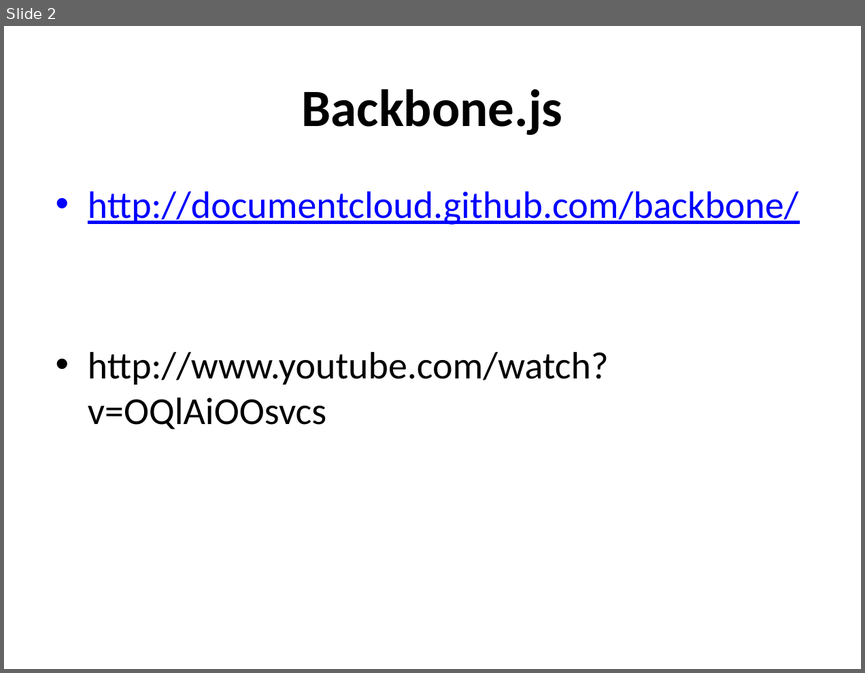
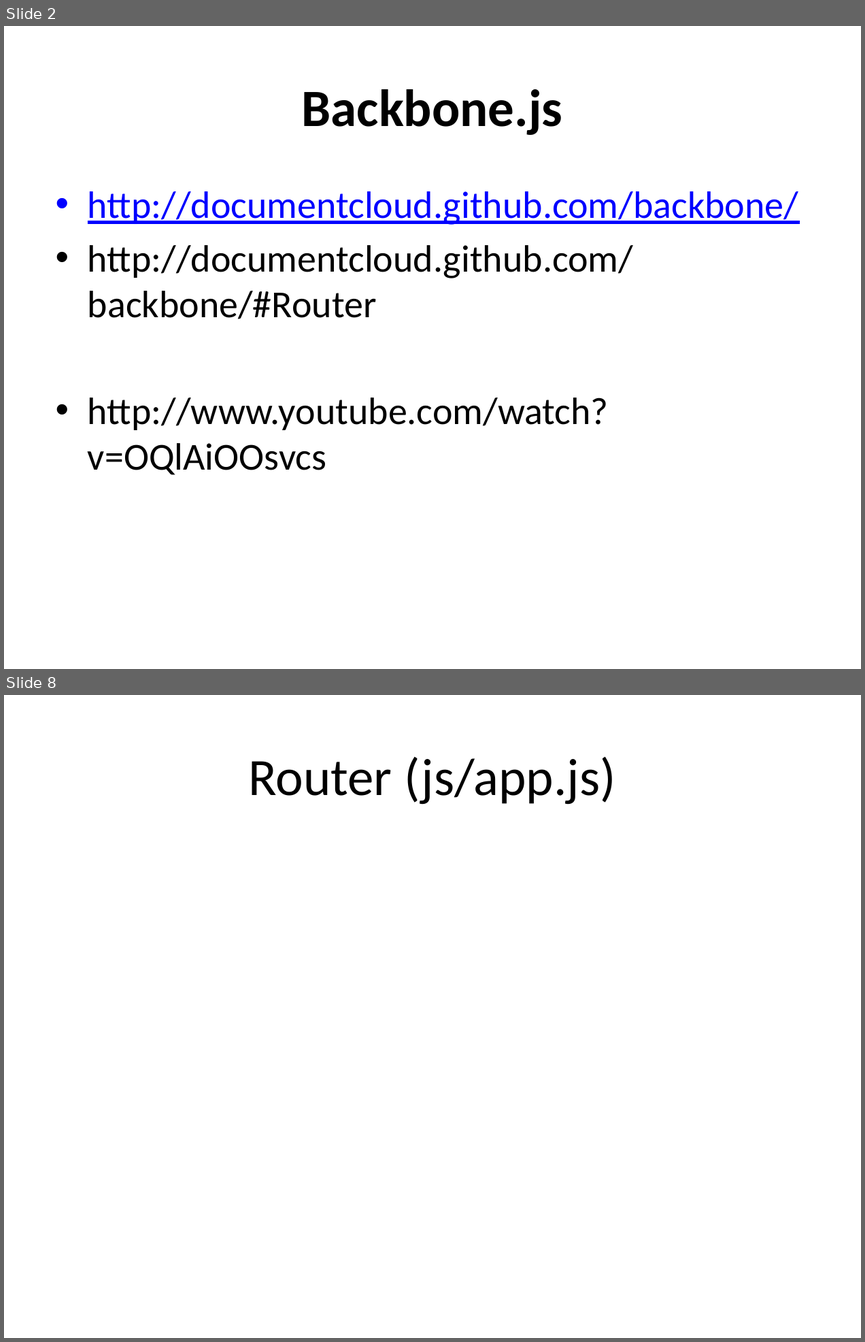
Before and after one commit to ggonzalez/caaweb, a slide deck: pages/backbone/新增 Microsoft PowerPoint 簡報.pptx. Shown one above the other, each under a label of ours: slide 2 before the commit, slides 2 and 8 after it; the slides between them are not shown. The pictures are 865x673 and 865x1342 pixels, drawn with LibreOffice and Linux fonts; fonts in the diff are those of the drawing. Boxes give left, top, right and bottom in pixels: in the first picture for what was removed or moved away, otherwise in the second. Text is boxed around its words. In the diff, an @@ line names an element or a change of style, - is before the commit and + after.

```diff
--- a/pages/backbone/新增 Microsoft PowerPoint 簡報.pptx
+++ b/pages/backbone/新增 Microsoft PowerPoint 簡報.pptx
@@ slide 8 added at <box>4,695,861,1338</box>, background #FFFFFF @@
@@ title added at <box>248,757,615,804</box>, 44 pt, text #000000 @@
+Router (js/app.js)
@@ slide 2 changed as well @@
@@ text at <box>88,245,633,319</box>: paragraph added @@
+• http://documentcloud.github.com/backbone/#Router
```
Also in this commit, not shown: 5 other slides added, 6 other files.
